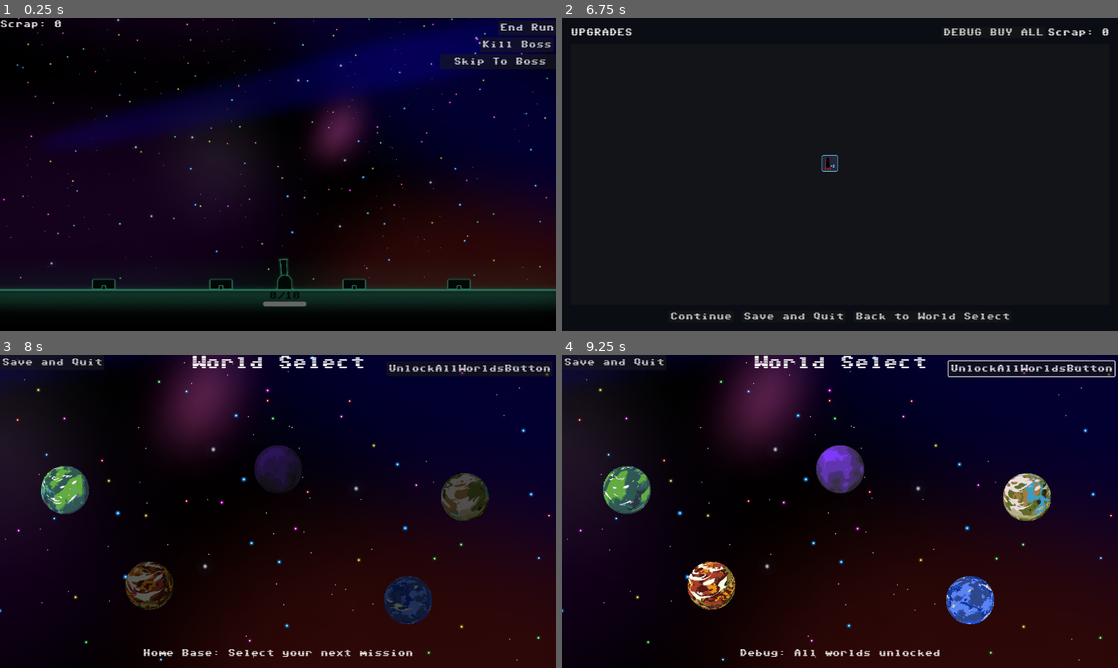
Above: before the commit, frames 1-4 (two rows, left to right).
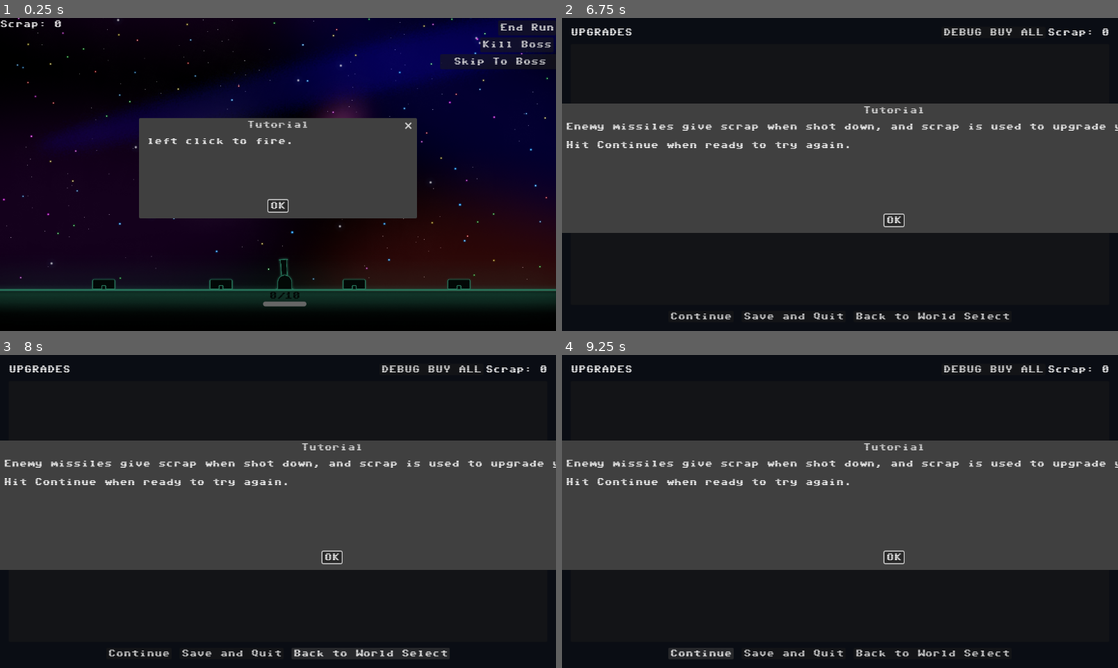
Above: after the commit, the same moments.

Repository: aceofknights/Missile-Game
Game: Godot game, scene res://Scene/Main.tscn
Same seed, same stepped clock (60 frames per second), same inputs: the game is played once before the commit and once after it. This scene is started directly instead of the project's main scene. Sound files missing from this copy of the repository are replaced by a short silence.
Inputs (mouse positions are in pixels of both pictures, inside the frame that each line leads up to):
- Up to frame 1 (0.25 s): no input
- Up to frame 2 (6.75 s): click "Skip To Boss" at 0.5 s; click "Skip To Boss" at 1.25 s; click (840, 205) at 2 s, where only the run after the commit has a clickable "OK"; click "End Run" at 2.75 s; tap Enter at 3.5 s; move the mouse to (962, 158) at 3.52 s; hold W 3.53-4.25 s; hold E 3.53-4.25 s; click (962, 158) at 3.67 s; tap Space at 3.77, 5.75 s; drag from (728, 190) to (834, 299) at 4.27 s; click "Kill Boss" at 5 s; move the mouse to (895, 105) at 5.77 s; hold W 5.78-6.5 s; hold E 5.78-6.5 s; click (895, 105) at 5.92 s; click "Continue" at 6.5 s
- Up to frame 3 (8 s): click "Back to World Select" at 7.25 s
- Up to frame 4 (9.25 s): click (1029, 367) at 8 s, where only the run before the commit has a clickable "UnlockAllWorldsButton"; click (701, 652) at 8.75 s, where only the run after the commit has a clickable "Continue"

The runs differ from the first frame. In frame 1, 16% of the frame differs, in the area x 25-75%, y 32-64%; in frame 2, 41%; in frame 3, 56%; in frame 4, 57%, in the area x 0-100%, y 0-100%.
Error before the commit: Invalid call. Nonexistent function 'spawn_boss' in base 'Nil'. (res://Scripts/GameManager.gd:1207)
Error after the commit: Invalid call. Nonexistent function 'spawn_boss' in base 'Nil'. (res://Scripts/GameManager.gd:1220)

Commit message:
Add one-time per-save tutorial flow for gameplay and upgrades

Diff:
--- a/Scripts/GameManager.gd
+++ b/Scripts/GameManager.gd
@@ -32,6 +32,7 @@
 var player_resources := 0
 
 var highest_world_unlocked := 1
+var tutorial_flags: Dictionary = {}
 
 # world_upgrades[world] = {
 #   "extra_buildings": int,
@@ -92,7 +93,8 @@
 		"current_wave": current_wave,
 		"player_resources": player_resources,
 		"highest_world_unlocked": highest_world_unlocked,
-		"world_upgrades": _int_to_string_dict(world_upgrades)
+		"world_upgrades": _int_to_string_dict(world_upgrades),
+		"tutorial_flags": tutorial_flags.duplicate(true)
 	}
 
 	var file := FileAccess.open(SAVE_PATH, FileAccess.WRITE)
@@ -139,6 +141,7 @@
 	player_resources = int(save_data.get("player_resources", 0))
 	highest_world_unlocked = clamp(int(save_data.get("highest_world_unlocked", 1)), 1, WORLD_COUNT)
 	world_upgrades = _string_to_int_dict(save_data.get("world_upgrades", {}))
+	tutorial_flags = save_data.get("tutorial_flags", {}).duplicate(true)
 
 	for world in range(1, WORLD_COUNT + 1):
 		_ensure_world_upgrade_data(world)
@@ -1117,9 +1120,19 @@
 	player_resources = 0
 	highest_world_unlocked = 1
 	world_upgrades.clear()
+	tutorial_flags.clear()
 	_ensure_world_upgrade_data(1)
 	save_game()
 	get_tree().change_scene_to_file("res://Scene/WorldSelect.tscn")
+
+
+func has_seen_tutorial(flag: String) -> bool:
+	return bool(tutorial_flags.get(flag, false))
+
+
+func mark_tutorial_seen(flag: String) -> void:
+	tutorial_flags[flag] = true
+	save_game()
 
 
 func player_died():
--- a/Scripts/Main.gd
+++ b/Scripts/Main.gd
@@ -34,6 +34,9 @@
 const PLAYER_DEATH_EXPLOSION_INTERVAL := 0.08
 const DEFAULT_BOSS_EXPLOSION_SIZE := Vector2(240.0, 140.0)
 const PLAYER_BOTTOM_EXPLOSION_Y_MARGIN := 18.0
+const TUTORIAL_LEFT_CLICK := "w1_left_click_intro_seen"
+const TUTORIAL_EXPLOSION_HINT := "w1_explosion_hint_seen"
+const TUTORIAL_BUILDING_AMMO := "w1_building_ammo_hint_seen"
 
 @export var boss_bar_smooth_speed: float = 8.0
 @export var world_1_ground_color: Color = Color(0.15, 0.45, 0.35, 1.0) # dark teal-green
@@ -88,6 +91,8 @@
 @export var auto_cannon_wave_start_grace: float = 0.5
 
 var _auto_cannon_wave_grace_timer: float = 0.0
+var _tutorial_waiting_for_first_shot := false
+var _tutorial_waiting_for_first_explosion := false
 
 func get_building_count() -> int:
 	return base_buildings + GameManager.get_extra_buildings()
@@ -99,6 +104,7 @@
 
 func _on_child_entered_tree(node: Node) -> void:
 	_connect_boss_signals(node)
+	_try_show_explosion_tutorial(node)
 
 func _on_kill_boss_pressed() -> void:
 	var boss := _find_active_boss_for_ui()
@@ -177,6 +183,8 @@
 	for node in get_tree().get_nodes_in_group("enemy"):
 		_connect_boss_signals(node)
 
+	_start_world_1_tutorial_if_needed()
+
 func _setup_ground_area() -> void:
 	if ground_area == null:
 		return
@@ -248,7 +256,7 @@
 	return [middle_cannon, left_cannon, right_cannon]
 
 
-func _fire_closest_cannon(target_position: Vector2) -> void:
+func _fire_closest_cannon(target_position: Vector2) -> bool:
 	var best_cannon: Node = null
 	var best_distance_sq: float = INF
 
@@ -264,7 +272,105 @@
 			best_cannon = cannon
 
 	if best_cannon != null and best_cannon.has_method("try_fire_at"):
-		best_cannon.try_fire_at(target_position)
+		return bool(best_cannon.try_fire_at(target_position))
+	return false
+
+
+func _start_world_1_tutorial_if_needed() -> void:
+	var in_first_wave := GameManager.current_world == 1 and GameManager.current_wave == 1
+	if not in_first_wave:
+		return
+
+	if GameManager.has_seen_tutorial(TUTORIAL_LEFT_CLICK):
+		return
+
+	_tutorial_waiting_for_first_shot = true
+	_tutorial_waiting_for_first_explosion = false
+	_show_tutorial_popup("left click to fire.")
+	GameManager.mark_tutorial_seen(TUTORIAL_LEFT_CLICK)
+
+
+func _show_tutorial_popup(message: String) -> void:
+	var popup := AcceptDialog.new()
+	popup.dialog_text = message
+	popup.title = "Tutorial"
+	popup.size = Vector2i(560, 170)
+	popup.exclusive = false
+	add_child(popup)
+	popup.popup_centered()
+	popup.confirmed.connect(func() -> void:
+		if is_instance_valid(popup):
+			popup.queue_free()
+	)
+	popup.close_requested.connect(func() -> void:
+		if is_instance_valid(popup):
+			popup.queue_free()
+	)
+
+
+func _show_world_tutorial_hint(text: String, world_position: Vector2, duration: float = 4.5) -> void:
+	var label := Label.new()
+	label.text = text
+	label.modulate = Color(1, 1, 1, 1)
+	label.horizontal_alignment = HORIZONTAL_ALIGNMENT_CENTER
+	label.vertical_alignment = VERTICAL_ALIGNMENT_CENTER
+	label.add_theme_color_override("font_color", Color(1.0, 0.95, 0.65, 1.0))
+	label.add_theme_color_override("font_outline_color", Color(0.0, 0.0, 0.0, 1.0))
+	label.add_theme_constant_override("outline_size", 3)
+	label.z_index = 3000
+	label.top_level = true
+	add_child(label)
+	label.global_position = world_position + Vector2(-200, -54)
+
+	var tween := create_tween()
+	tween.tween_interval(duration)
+	tween.tween_property(label, "modulate:a", 0.0, 0.4)
+	tween.finished.connect(func() -> void:
+		if is_instance_valid(label):
+			label.queue_free()
+	)
+
+
+func _try_show_explosion_tutorial(node: Node) -> void:
+	if not _tutorial_waiting_for_first_explosion:
+		return
+	if GameManager.has_seen_tutorial(TUTORIAL_EXPLOSION_HINT):
+		return
+	if node == null or not is_instance_valid(node):
+		return
+	if not node.is_in_group("player_explosion"):
+		return
+
+	_tutorial_waiting_for_first_explosion = false
+	var explosion_node := node as Node2D
+	if explosion_node == null:
+		return
+	_show_world_tutorial_hint("Use the explosion to blow up enemy missiles.", explosion_node.global_position + Vector2(240, -40))
+	GameManager.mark_tutorial_seen(TUTORIAL_EXPLOSION_HINT)
+
+
+func _show_building_ammo_tutorial_hint() -> void:
+	if GameManager.has_seen_tutorial(TUTORIAL_BUILDING_AMMO):
+		return
+	if GameManager.current_world != 1 or GameManager.current_wave != 2:
+		return
+
+	var target_building: Node2D = null
+	for b in get_tree().get_nodes_in_group("building"):
+		if b == null or not is_instance_valid(b):
+			continue
+		if b.has_method("is_destroyed") and bool(b.is_destroyed()):
+			continue
+		if b is Node2D:
+			target_building = b
+			break
+
+	var hint_pos := Vector2(576, 520)
+	if target_building != null:
+		hint_pos = target_building.global_position + Vector2(0, -80)
+
+	_show_world_tutorial_hint("You get 1 missile back for every building still up at the end of a round.", hint_pos, 5.5)
+	GameManager.mark_tutorial_seen(TUTORIAL_BUILDING_AMMO)
 
 
 func _skip_to_boss() -> void:
@@ -883,7 +989,10 @@
 		return
 
 	if event is InputEventMouseButton and event.button_index == MOUSE_BUTTON_LEFT and event.pressed:
-		_fire_closest_cannon(get_global_mouse_position())
+		var fired := _fire_closest_cannon(get_global_mouse_position())
+		if fired and _tutorial_waiting_for_first_shot and not GameManager.has_seen_tutorial(TUTORIAL_EXPLOSION_HINT):
+			_tutorial_waiting_for_first_shot = false
+			_tutorial_waiting_for_first_explosion = true
 		return
 
 	if event is InputEventKey and event.pressed and not event.echo and event.keycode == KEY_R:
@@ -900,6 +1009,7 @@
 
 func _on_announce_wave(message: String, duration: float) -> void:
 	announce(message, duration)
+	_show_building_ammo_tutorial_hint()
 
 
 func _on_world_victory_requested() -> void:
--- a/Scripts/UpgradeScreen.gd
+++ b/Scripts/UpgradeScreen.gd
@@ -14,6 +14,7 @@
 var _connections: Array = []
 var _hovered_upgrade_key: String = ""
 var _hovered_mouse_pos: Vector2 = Vector2.ZERO
+const TUTORIAL_UPGRADE_SCREEN := "upgrade_screen_intro_seen"
 
 func _ready() -> void:
 	continue_button.pressed.connect(continue_game)
@@ -31,6 +32,7 @@
 
 	_build_tree()
 	_refresh_view()
+	_show_upgrade_tutorial_if_needed()
 
 
 func _build_tree() -> void:
@@ -283,6 +285,27 @@
 		hover_tooltip.visible = false
 
 
+func _show_upgrade_tutorial_if_needed() -> void:
+	if GameManager.has_seen_tutorial(TUTORIAL_UPGRADE_SCREEN):
+		return
+
+	var popup := AcceptDialog.new()
+	popup.title = "Tutorial"
+	popup.size = Vector2i(700, 230)
+	popup.dialog_text = "Enemy missiles give scrap when shot down, and scrap is used to upgrade your defenses.\n\nHit Continue when ready to try again."
+	add_child(popup)
+	popup.popup_centered()
+	popup.confirmed.connect(func() -> void:
+		if is_instance_valid(popup):
+			popup.queue_free()
+	)
+	popup.close_requested.connect(func() -> void:
+		if is_instance_valid(popup):
+			popup.queue_free()
+	)
+	GameManager.mark_tutorial_seen(TUTORIAL_UPGRADE_SCREEN)
+
+
 func continue_game() -> void:
 	GameManager.continue_from_upgrades()
 
